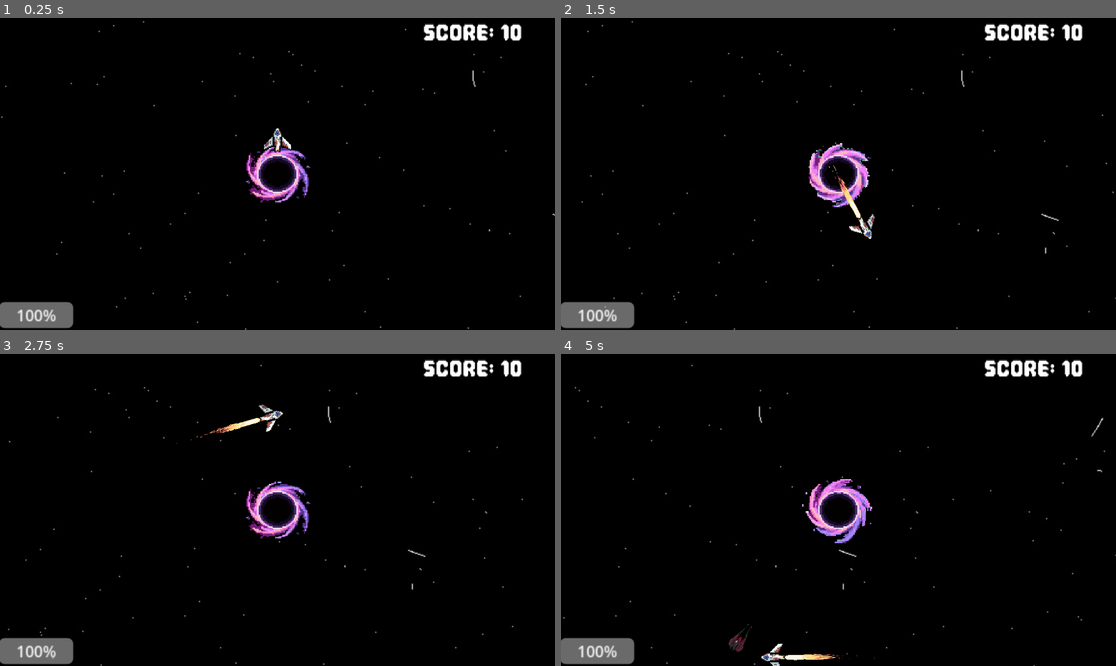
Above: before the commit, frames 1-4 (two rows, left to right).
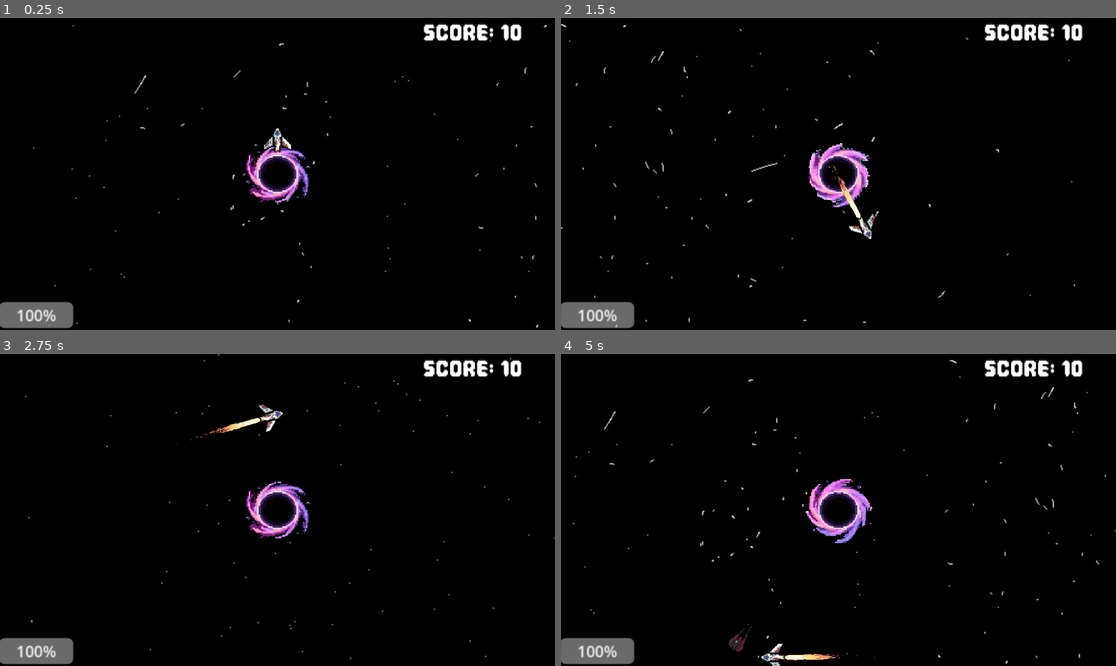
Above: after the commit, the same moments.

Repository: Fila2224/bounce-back
Game: Godot game, scene res://scenes/main_scene.tscn
Same seed, same stepped clock (60 frames per second), same inputs: the game is played once before the commit and once after it.
Inputs:
- Up to frame 1 (0.25 s): no input
- Up to frame 2 (1.5 s): hold D (right) 0.53-1.28 s; tap Space (blip) at 0.6 s; hold S (down) from 1.28 s (still down); tap Shift (speed) at 1.35 s
- Up to frame 3 (2.75 s): release S (down) at 2.03 s; hold D (right) from 2.03 s (still down); tap Space (blip) at 2.1 s
- Up to frame 4 (5 s): release D (right) at 2.78 s; hold Up (up) 2.78-3.53 s; tap Shift (speed) at 2.85, 4.35 s; hold Left (left) from 3.53 s (still down); tap Space (blip) at 3.6 s

The runs differ from the first frame. In frame 1, 0.4% of the frame differs, in the area x 0-100%, y 0-100%; in frame 2, 0.6%; in frame 3, 0.3%; in frame 4, 0.6%, in the area x 0-100%, y 1-100%.

Commit message:
final (no sounds)

Diff:
--- a/scenes/background.gd
+++ /dev/null
@@ -1,11 +0,0 @@
-extends Sprite2D
-
-
-# Called when the node enters the scene tree for the first time.
-func _ready() -> void:
-	pass # Replace with function body.
-
-
-# Called every frame. 'delta' is the elapsed time since the previous frame.
-func _process(delta: float) -> void:
-	position.x -= 1
--- a/scenes/main_scene.tscn
+++ b/scenes/main_scene.tscn
@@ -5,7 +5,6 @@
 [ext_resource type="PackedScene" uid="uid://c2bjypt5qheov" path="res://scenes/moon-center.tscn" id="2_pw63i"]
 [ext_resource type="PackedScene" uid="uid://upw6p8d5t0yw" path="res://scenes/rocket.tscn" id="3_7ykc4"]
 [ext_resource type="Script" uid="uid://ci12vg25c60jc" path="res://scripts/line_2d.gd" id="4_pu3yx"]
-[ext_resource type="Script" uid="uid://3608ifk6mn7e" path="res://scenes/background.gd" id="6_c16ls"]
 [ext_resource type="Script" uid="uid://plwc1imrhodc" path="res://scripts/main_scene.gd" id="6_main"]
 [ext_resource type="Script" uid="uid://v6wkp3rltiu1" path="res://scenes/progress_bar.gd" id="6_rt2n2"]
 
@@ -51,11 +50,14 @@
 wait_time = 2.5
 autostart = true
 
-[node name="background" type="Sprite2D" parent="." unique_id=1792042668]
+[node name="Parallax2D" type="Parallax2D" parent="." unique_id=1792042668]
 z_index = -10
-position = Vector2(611, 7)
+repeat_size = Vector2(1805, 0)
+autoscroll = Vector2(-400, 0)
+repeat_times = 3
+
+[node name="background" type="Sprite2D" parent="Parallax2D" unique_id=1792042669]
 texture = ExtResource("1_0f027")
-script = ExtResource("6_c16ls")
 
 [node name="ProgressBar" type="ProgressBar" parent="." unique_id=982345701]
 offset_left = -289.0
Not shown, removed: scenes/background.gd.uid
